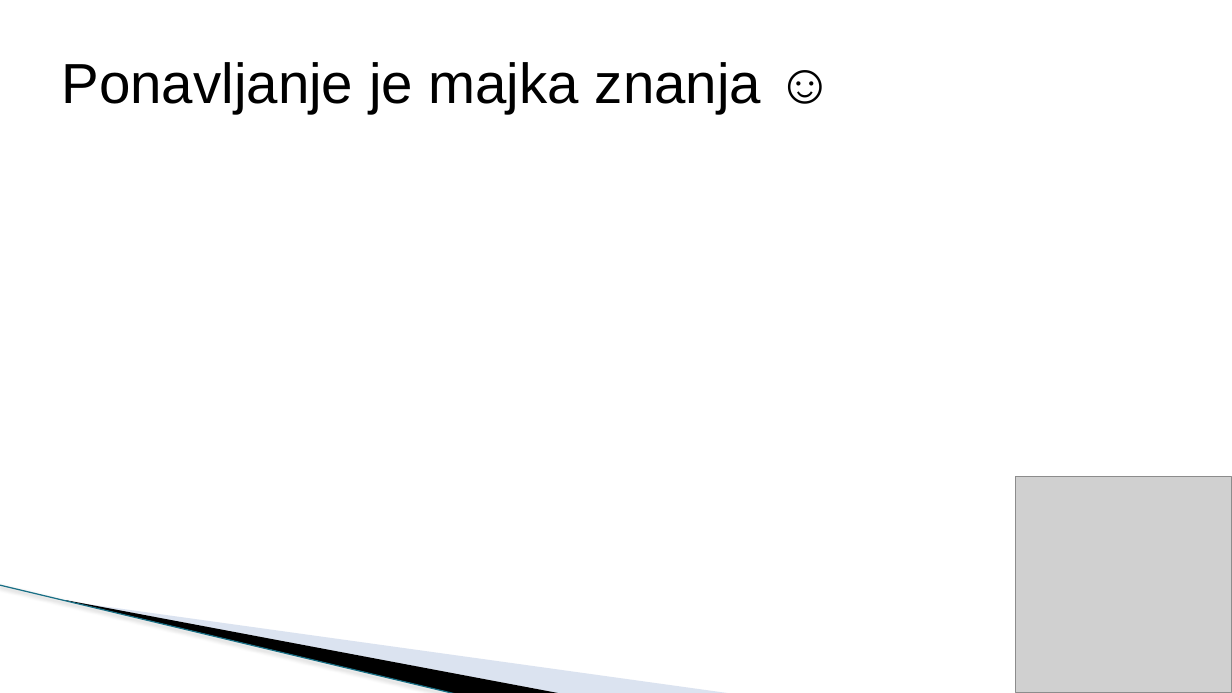
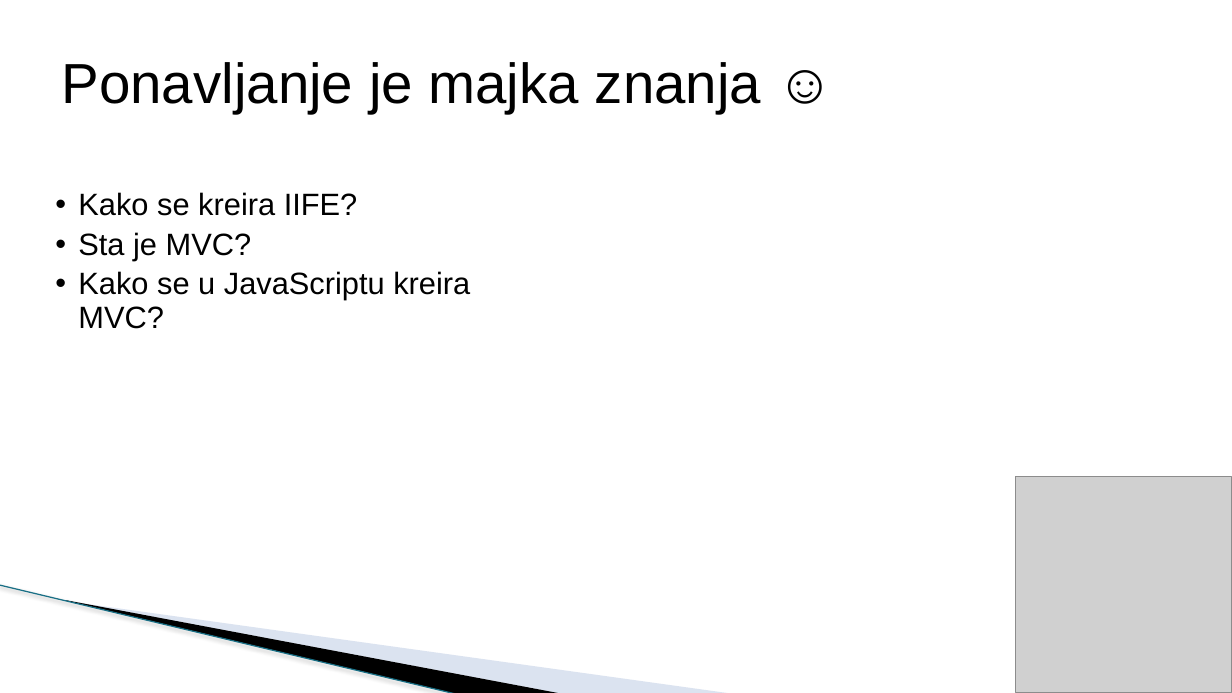
Before and after one commit to todalexcode/kurs-front-end, a slide deck: slide 3 of sesija-34/PPT/Front-End Developer-34.pptx. Drawn at 1232x693 pixels with LibreOffice and Linux fonts; fonts in the diff are those of the drawing; grey boxes stand for pictures; background and template pictures are left out. Boxes give left, top, right and bottom in pixels: in the first picture for what was removed or moved away, otherwise in the second. Text is boxed around its words. In the diff, an @@ line names an element or a change of style, - is before the commit and + after.

```diff
--- a/sesija-34/PPT/Front-End Developer-34.pptx
+++ b/sesija-34/PPT/Front-End Developer-34.pptx
@@ text added at <box>78,192,470,329</box>, 24 pt, text #000000 @@
+  • Kako se kreira IIFE?
+  • Sta je MVC?
+  • Kako se u JavaScriptu kreira MVC?
```
Also in this commit, not shown: 2 other slides changed, 1 slide added, 3 other files.
